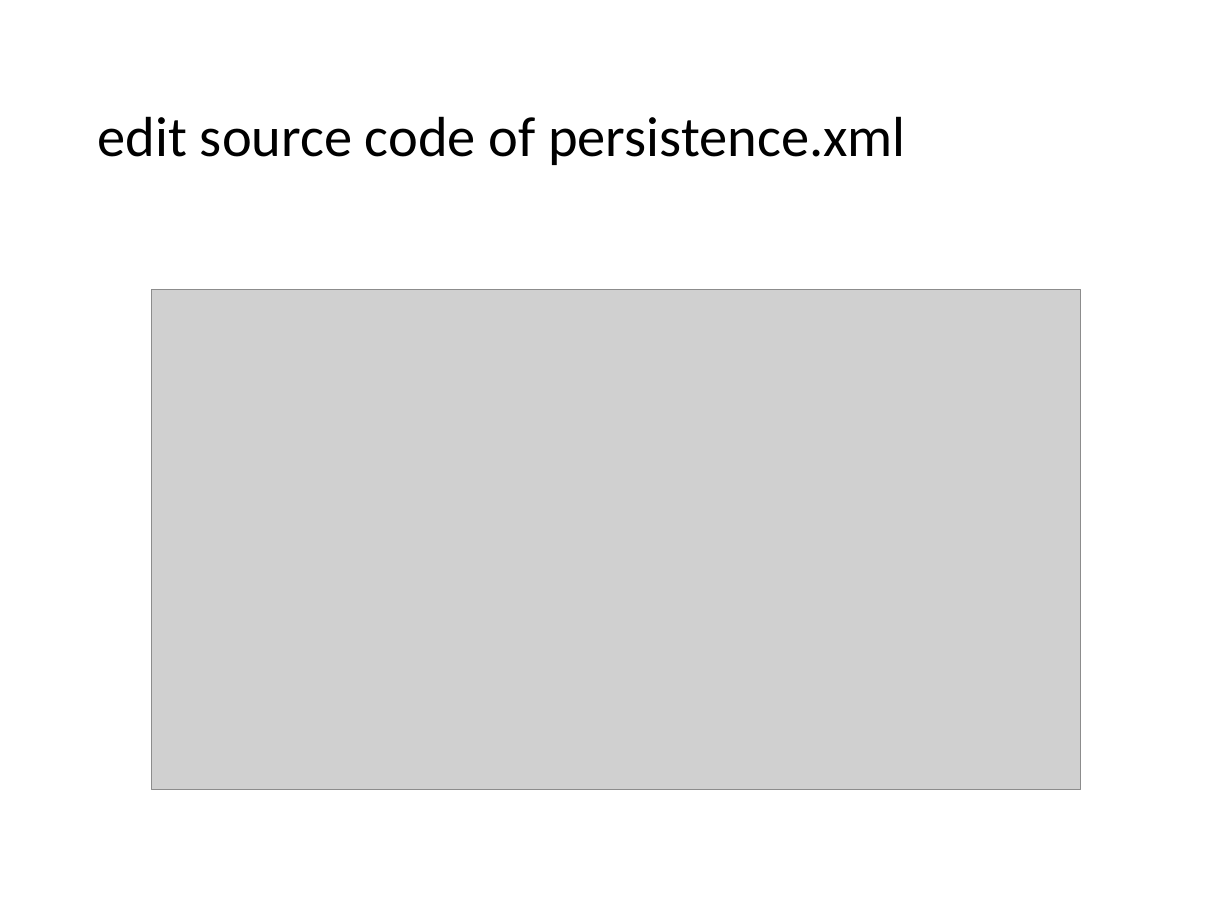
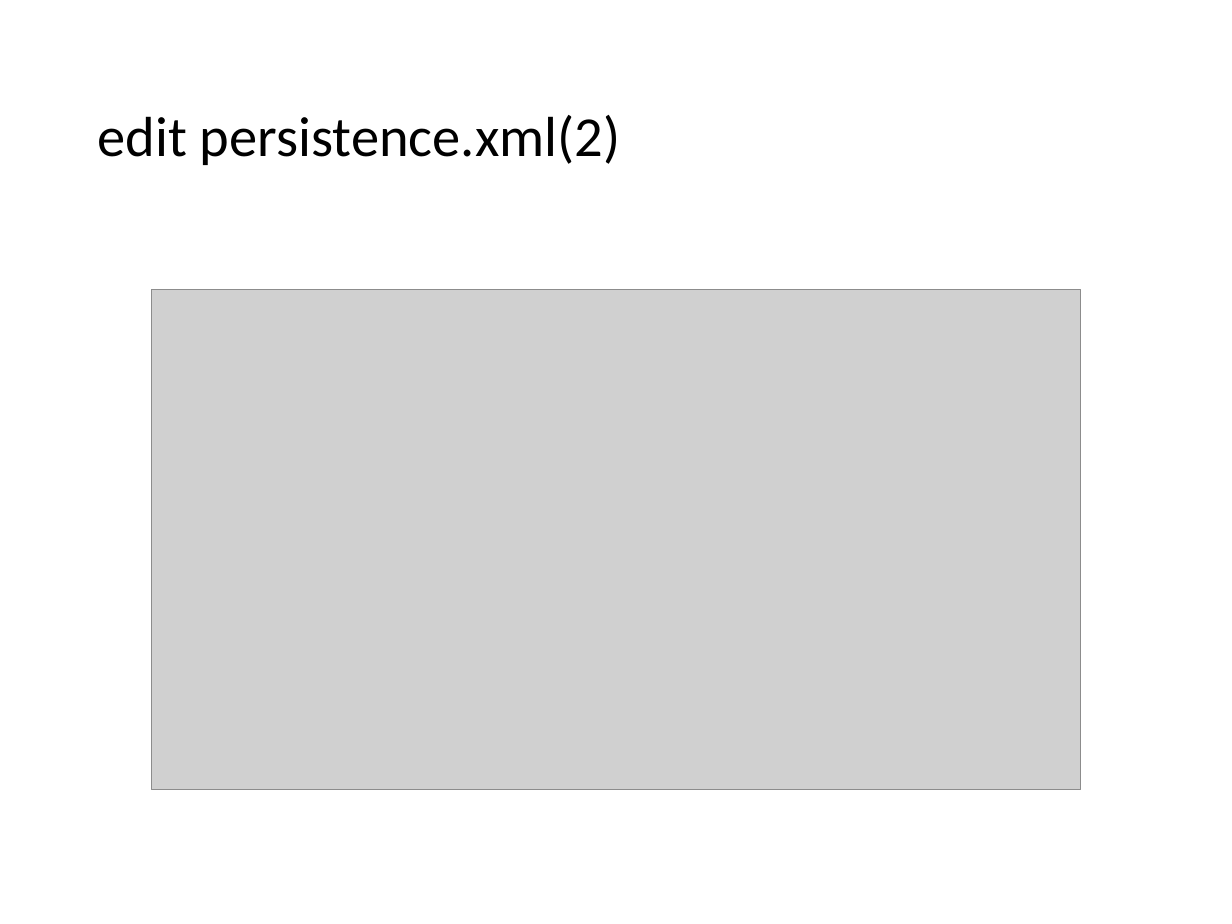
Before and after one commit to lawren43/mytest-repo, a slide deck: slide 29 of test-springmvc/doc/1.JPA Introduction.pptx (slide 27 before the commit). Drawn at 1232x924 pixels with LibreOffice and Linux fonts; fonts in the diff are those of the drawing; grey boxes stand for pictures. Boxes give left, top, right and bottom in pixels: in the first picture for what was removed or moved away, otherwise in the second. Text is boxed around its words. In the diff, an @@ line names an element or a change of style, - is before the commit and + after.

```diff
--- a/test-springmvc/doc/1.JPA Introduction.pptx
+++ b/test-springmvc/doc/1.JPA Introduction.pptx
@@ title at (x1=98, y1=115, x2=620, y2=165): text changed @@
-edit source code of persistence.xml
+edit persistence.xml(2)
```
Also in this commit, not shown: 2 other slides changed, 2 slides added.
